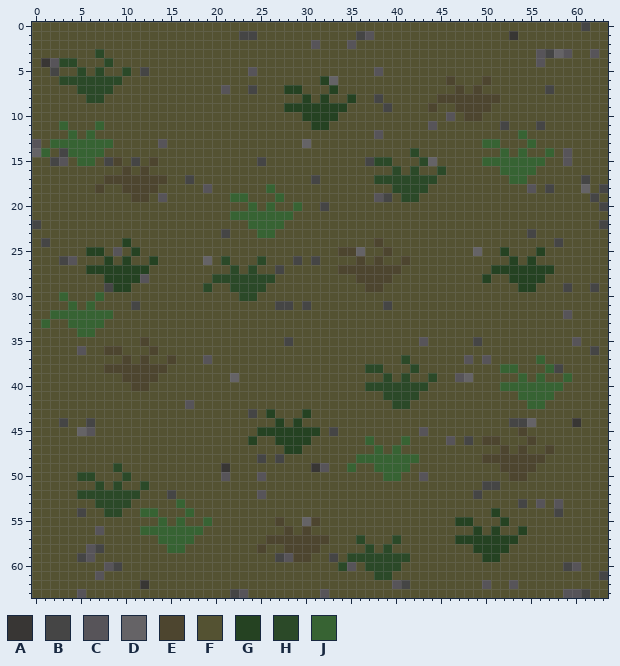
A pixel-art sprite gets an edit: OneBloodyNight/Assets/Art/Sprites/GroundSprites/YaraGroundVariation.png. That is the earlier state.
The file is 64x64 pixels. Colours within 5 levels of each other are drawn and written as one.
Palette (. is transparent): A #383634  B #454545  C #575459  D #656366  E #4d452f  F #545232  G #254222  H #2b4928  J #376333
After:
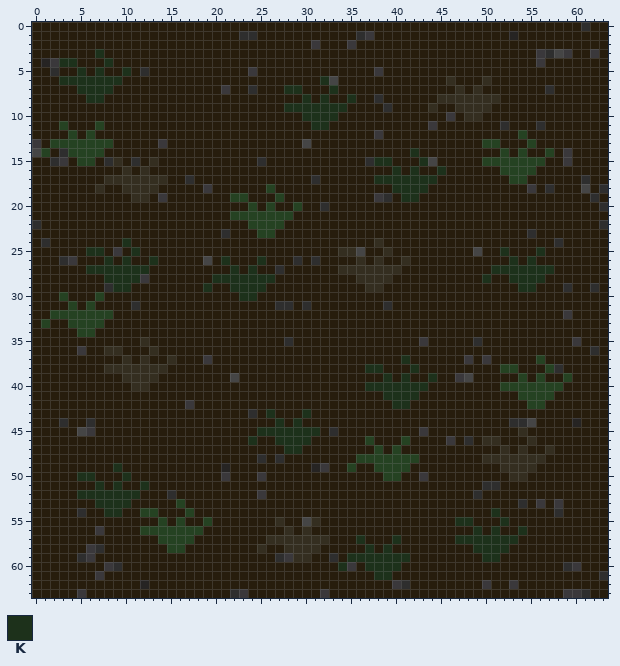
Colours new in this view: K #1d311b
The edit:
Colour A changes from #383634 to #262423.
Colour B changes from #454545 to #2e2e2e.
Colour C changes from #575459 to #3a383b.
Colour D changes from #656366 to #454545.
Colour E changes from #4d452f to #342e20.
Colour F changes from #545232 to #271d0d.
The author changed colour J to colour G in row 11 at x 3 and 7; in row 12 at x 4, 6 and 54; in row 13 at x 2 to 8, 50 to 51 and 55; in row 14 at x 1, 4 to 7, 52, 54 and 57; in row 15 at x 5 to 6 and 50 to 56; in row 16 at x 52 to 55.
The author changed colour J to colour G in row 17 at x 53 to 54; in row 18 at x 26; in row 19 at x 22 to 23 and 27; in row 20 at x 24, 26 and 29; in row 21 at x 22 to 28; in row 22 at x 24 to 27.
The author changed colour J to colour G in row 23 at x 25 to 26; in row 30 at x 3 and 7; in row 31 at x 4 and 6; in row 32 at x 2 to 8; in row 33 at x 1 and 4 to 7; in row 34 at x 5 to 6.
The author changed colour J to colour G in row 37 at x 56; in row 38 at x 52 to 53 and 57; in row 39 at x 54, 56 and 59; in row 40 at x 52 to 58; in row 41 at x 54 to 57; in row 42 at x 55 to 56.
The author changed colour J to colour G in row 46 at x 37 and 41; in row 47 at x 38 and 40; in row 48 at x 36 to 42; in row 49 at x 35 and 38 to 41; in row 50 at x 39 to 40; in row 53 at x 16.
The author changed colour J to colour G in row 54 at x 12 to 13 and 17; in row 55 at x 14, 16 and 19; in row 56 at x 12 to 18; in row 57 at x 14 to 17; in row 58 at x 15 to 16.
The author changed colour G to colour K in row 6 at x 32; in row 7 at x 28 to 29 and 33; in row 8 at x 30, 32 and 35; in row 9 at x 28 to 34; in row 10 at x 30 to 33; in row 11 at x 31 to 32.
The author changed colour G to colour K in row 24 at x 10; in row 25 at x 6 to 7, 11, 52 and 56; in row 26 at x 8, 10, 13, 53 and 55; in row 27 at x 6 to 12 and 51 to 57; in row 28 at x 8 to 11, 50 and 53 to 56; in row 29 at x 9 to 10 and 54 to 55.
The author changed colour G to colour K in row 43 at x 26 and 30; in row 44 at x 27 and 29; in row 45 at x 25 to 31; in row 46 at x 24 and 27 to 30; in row 47 at x 28 to 29; in row 54 at x 51.
The author changed colour G to colour K in row 55 at x 47 to 48 and 52; in row 56 at x 49, 51 and 54; in row 57 at x 47 to 53; in row 58 at x 49 to 52; in row 59 at x 50 to 51.
The author changed colour H to colour K in row 3 at x 7; in row 4 at x 3 to 4 and 8; in row 5 at x 5, 7 and 10; in row 6 at x 3 to 9; in row 7 at x 5 to 8; in row 8 at x 6 to 7.
The author changed colour H to colour K in row 14 at x 42; in row 15 at x 38 to 39 and 43; in row 16 at x 40, 42 and 45; in row 17 at x 38 to 44; in row 18 at x 40 to 43; in row 19 at x 41 to 42.
The author changed colour H to colour K in row 26 at x 21 and 25; in row 27 at x 22 and 24; in row 28 at x 20 to 26; in row 29 at x 19 and 22 to 25; in row 30 at x 23 to 24; in row 37 at x 41.
The author changed colour H to colour K in row 38 at x 37 to 38 and 42; in row 39 at x 39, 41 and 44; in row 40 at x 37 to 43; in row 41 at x 39 to 42; in row 42 at x 40 to 41; in row 49 at x 9.
The author changed colour H to colour K in row 50 at x 5 to 6 and 10; in row 51 at x 7, 9 and 12; in row 52 at x 5 to 11; in row 53 at x 7 to 10; in row 54 at x 8 to 9; in row 57 at x 36 and 40.
The author changed colour H to colour K in row 58 at x 37 and 39; in row 59 at x 35 to 41; in row 60 at x 34 and 37 to 40; in row 61 at x 38 to 39.
Changed places in both pictures, as pixel boxes (x1, y1, x2, y2):
changed: (32, 22, 608, 598)
